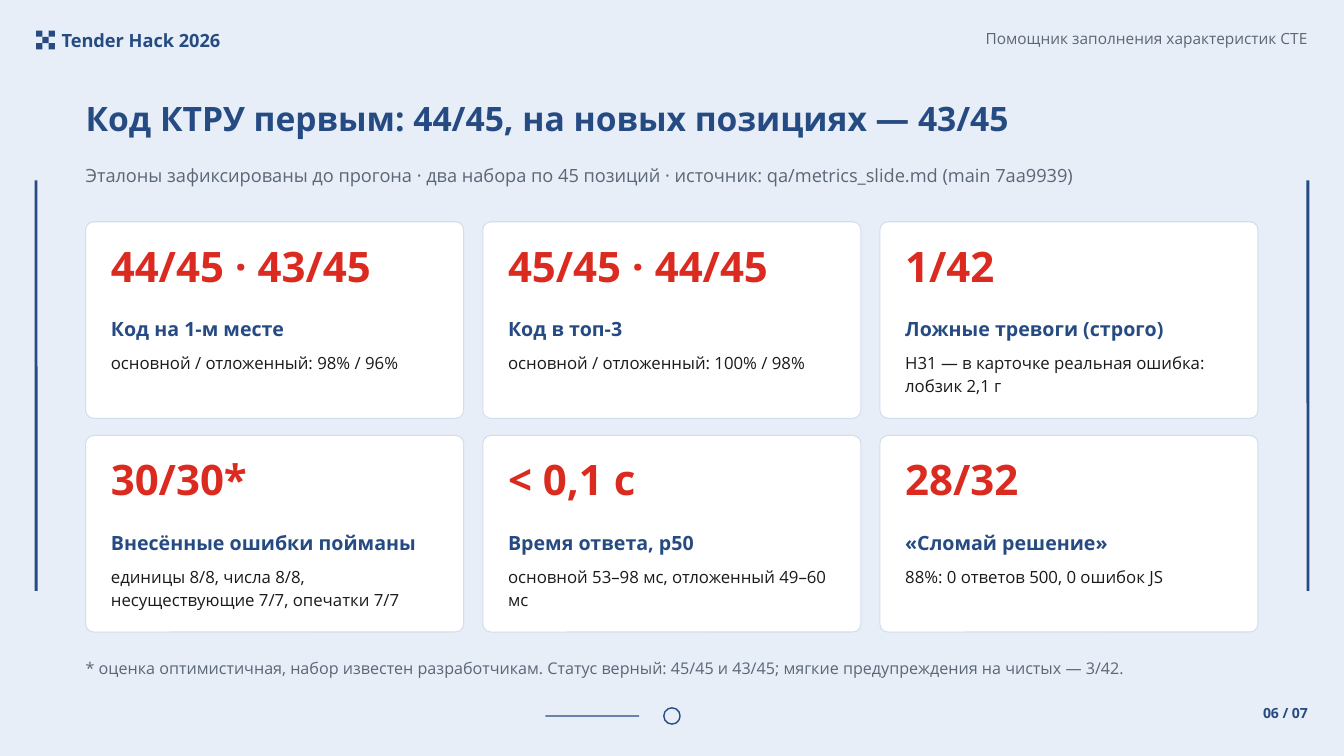
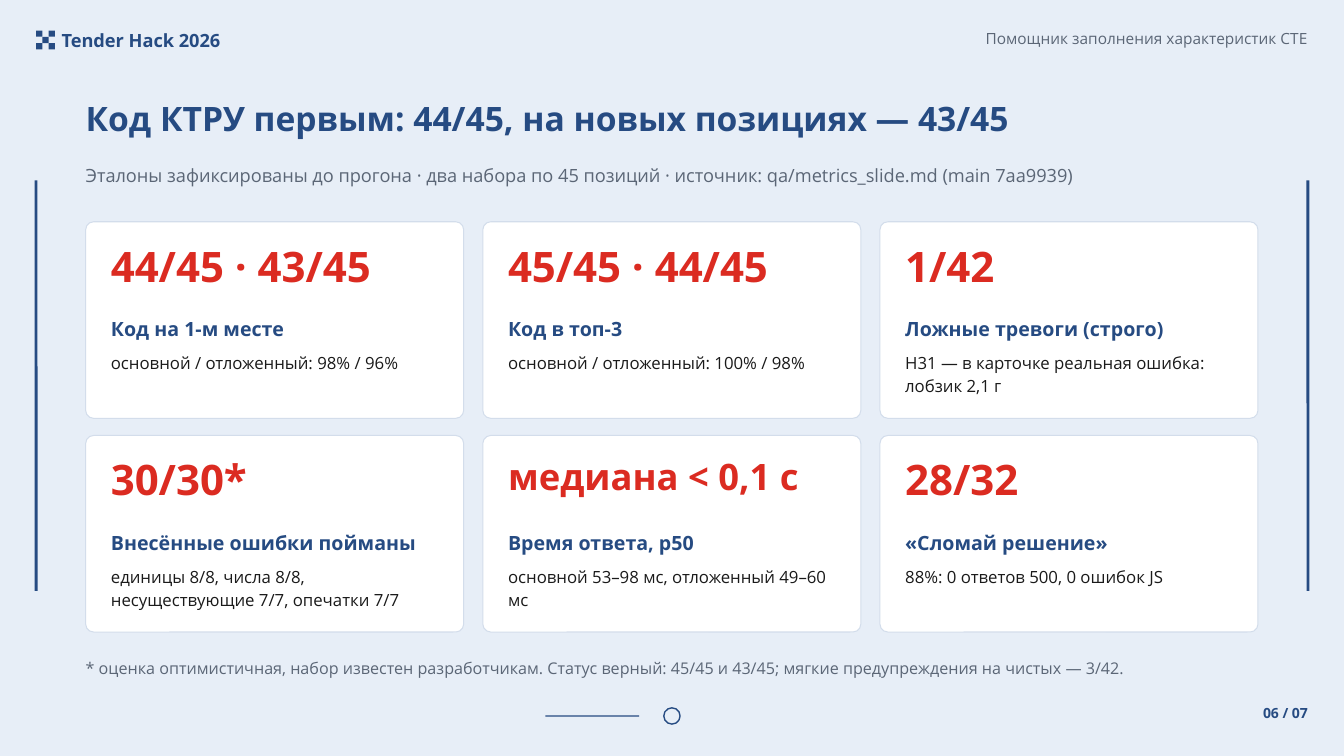
Before and after one commit to Telman3000/Tender-Hack-2026-based-on-bots-, a slide deck: slide 6 of docs/presentation_final.pptx. Drawn at 1344x756 pixels with LibreOffice and Linux fonts; fonts in the diff are those of the drawing. Boxes give left, top, right and bottom in pixels: in the first picture for what was removed or moved away, otherwise in the second. Text is boxed around its words. In the diff, an @@ line names an element or a change of style, - is before the commit and + after.

Commit message:
docs: final deck says 'медиана < 0,1 с'; demo script matches UI (FU19 no было→стало, TO42 '27 м → 27000 мм')

```diff
--- a/docs/presentation_final.pptx
+++ b/docs/presentation_final.pptx
@@ text at [508,463,799,497]: text changed; size 30 to 26 pt @@
-< 0,1 с
+медиана < 0,1 с
```
Also in this commit, not shown: 1 other slide changed, 4 other files.
